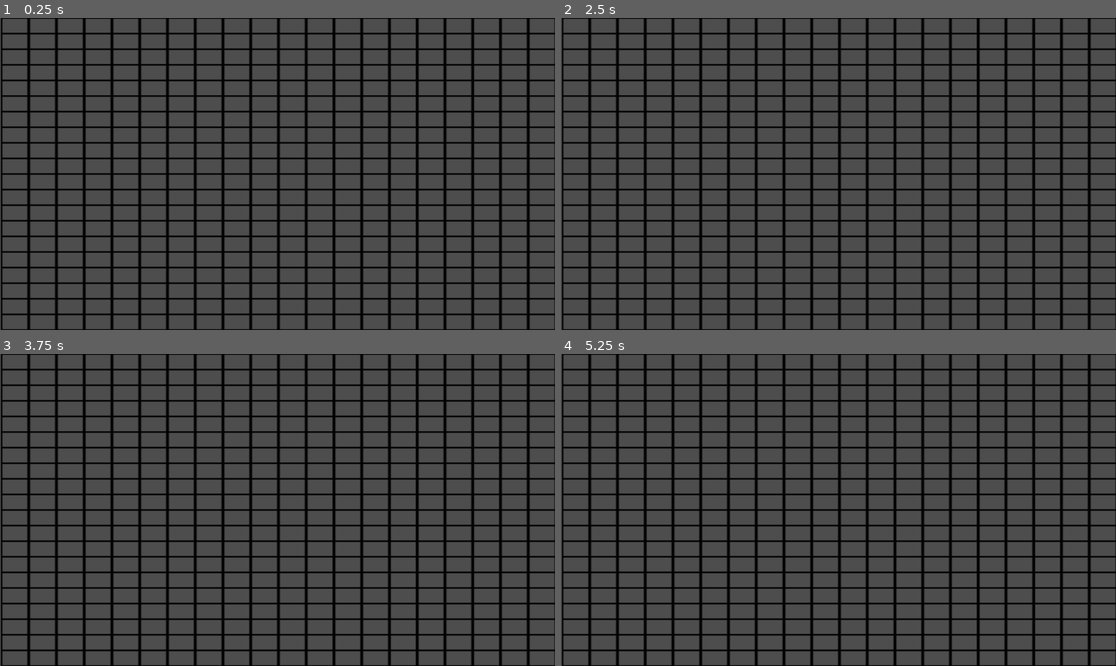
Above: before the commit, frames 1-4 (two rows, left to right).
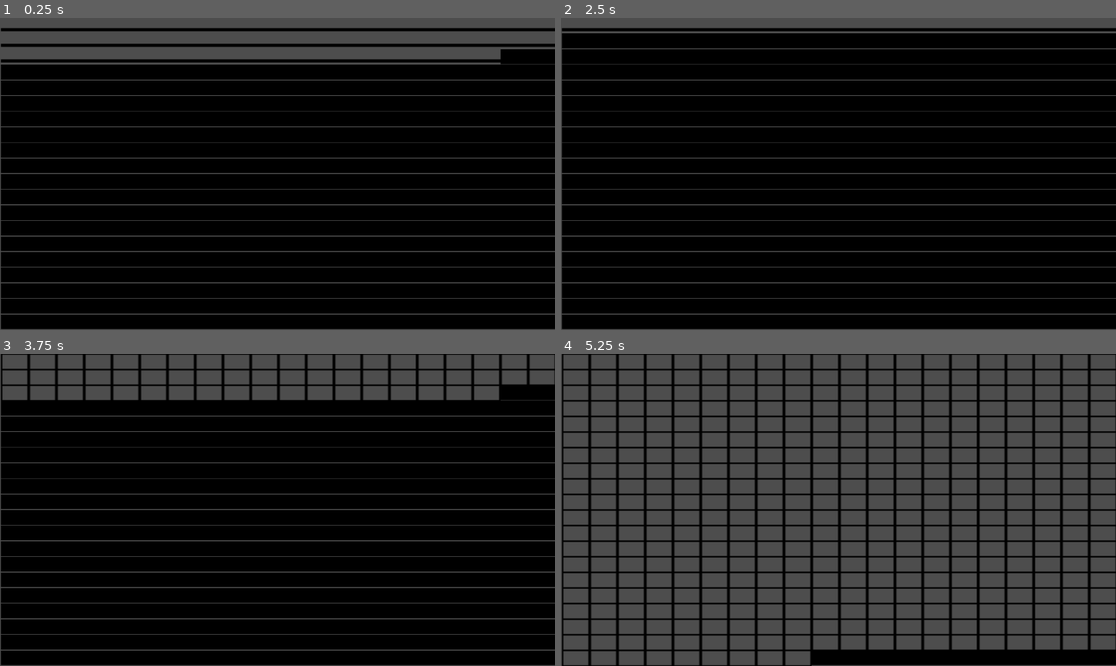
Above: after the commit, the same moments.

Repository: Deiuca/Grammatica
Game: Godot game, scene res://progetto.tscn
Two runs of this game, one before a commit and one after it. Both use one fixed random seed, a clock stepped at 60 frames per second and the inputs below.
Inputs:
- Up to frame 1 (0.25 s): no input
- Up to frame 2 (2.5 s): tap Enter at 0.5 s; hold R 0.53-1.28 s; tap R at 1.35 s; tap Space at 2 s; hold R from 2.03 s (still down)
- Up to frame 3 (3.75 s): tap Enter at 2.75 s; release R at 2.78 s; tap R at 2.85 s; tap Space at 3.5 s; hold R from 3.53 s (still down)
- Up to frame 4 (5.25 s): release R at 4.28 s; tap R at 4.35 s; tap Enter at 5 s; hold R from 5.03 s (still down)

The runs differ from the first frame. In frame 1, 81% of the frame differs, in the area x 0-100%, y 0-100%; in frame 2, 86%; in frame 3, 76%; in frame 4, 2.5%.

Commit message:
Fix bug grammatica, prime regole

Diff:
--- a/Script/generatore_livello.gd
+++ b/Script/generatore_livello.gd
@@ -9,7 +9,7 @@
 var randomGenerator : RandomNumberGenerator = RandomNumberGenerator.new()
 
 var celle = []
-var stringa = "AAAAAAAAAAAAAAAAARAAT"
+var stringa = "AAAAAAAAAAAAAAAAAAAAT"
 
 # Called when the node enters the scene tree for the first time.
 func _ready():
@@ -18,31 +18,41 @@
 	print(generator_seed)
 
 	inizializza_griglia()
-	applica_regole()
+	while stringa.length() < width*height:
+		applica_regole()
+	print(stringa.length())
+	str_to_grid()
 	print(stringa)
+
 
 # Called every frame. 'delta' is the elapsed time since the previous frame.
 func _process(delta):
 	pass
 
+func str_to_grid():
+	for c in range(celle.size()):
+		if Regole.lettere_to_texture.has(stringa[c]):
+			var texture = Regole.lettere_to_texture[stringa[c]]
+			celle[c].texture = texture
+
 func applica_regole():
 	for regola in Regole.regole:
-		var indxTrigger = trova_in_str(regola[1])
-		while indxTrigger != -1:
-			var daSostituire = true
-			#Cond aggiuntive
-			for cond in regola[2]:
-				daSostituire = daSostituire and verifica_cond(cond, indxTrigger)
+		if randomGenerator.randf_range(0.0, 100.0) <= regola[4]:
+			var indxTrigger = trova_in_str(regola[1])
+			while indxTrigger != -1:
+				var daSostituire = true
+				#Cond aggiuntive
+				for cond in regola[2]:
+					daSostituire = daSostituire and verifica_cond(cond, indxTrigger)
 
-			var correzione_indice = 0
-			if daSostituire:
-				applica_sostituzioni(regola[3], indxTrigger)
+				var correzione_indice = 0
+				if daSostituire:
+					correzione_indice = applica_sostituzioni(regola[3], indxTrigger)
 
-			if stringa.length() > 60:
-				break
+				indxTrigger = trova_in_str(regola[1], indxTrigger+1+correzione_indice)
 
-			indxTrigger = -1
-			#indxTrigger = trova_in_str(regola[1], indxTrigger+1+correzione_indice)
+				if stringa.length() >= width*height:
+					return
 
 func inizializza_griglia():
 
@@ -59,8 +69,6 @@
 			add_child(cella)
 
 func applica_sostituzioni(sostituzioni : Array, trigger_index := 0):
-	var newTriggerIndex := trigger_index
-
 	var correzione = 0
 	if not sostituzioni.size() > 0:
 		return 0
@@ -74,11 +82,13 @@
 			sost = sost.right(sost.length()-(1))
 		num = num.to_int()
 		var indice = trigger_index + num
+		while floori((indice / width)) != floori((indice+sost.length()-1) / width):
+			if sost.length() == 0:
+				return 0
+			sost = sost.substr(0, sost.length() - 1)
 		stringa = sostituisci_in_indice(sost, indice)
-		if num<0:
-			correzione += sost.length()
-
-	return correzione
+		correzione += sost.length()
+	return correzione-1
 
 func sostituisci_in_indice(sostituzione: String, indice: int) -> String:
 	if indice < 0 or indice >= stringa.length():
@@ -95,9 +105,10 @@
 		i += 1
 
 	var prima_dell_indice = stringa.left(indice)
+	var test = stringa.length()
 	var dopo_l_indice = ""
-	if indice + sostituzione.length() < stringa.length():
-		dopo_l_indice = stringa.substr(indice + sostituzione.length(), stringa.length() - (indice + sostituzione.length()))
+	if indice + sostituzione.length()-1 < stringa.length():
+		dopo_l_indice = stringa.substr(indice+1)
 
 	return prima_dell_indice + risultato + dopo_l_indice
 
--- a/Script/regole.gd
+++ b/Script/regole.gd
@@ -1,6 +1,18 @@
 extends Node2D
 
 var regole = [
-	#Nome; Trigger; Condizioni Aggiuntive; Sostituzione
-	["regola1", "T", ["-3P"], ["TTT"]]
+	#Nome; Trigger; Condizioni Aggiuntive; Sostituzione; Probabilità (deve essere ultima, modica in applica_regole)
+	["regola1", "T", [], ["TTT"], 100.0],
+	["regola2", "A", [], ["P"], 15.0],
+	["regola3", "A", [], ["AAA"], 50.0],
+	["regola4", "PA", [], ["PE"], 40.0],
+	["regola5", "AP", [], ["eP"], 40.0]
 ]
+
+var lettere_to_texture ={
+	"A": preload("res://Textures/aria_debug.png"),
+	"T": preload("res://Textures/nero.png"),
+	"P": preload("res://Textures/piattaforma.png"),
+	"E": preload("res://Textures/Edge_Sx.png"),
+	"e" :preload("res://Textures/Edge_Dx.png")
+}
--- /dev/null
+++ b/progetto.gd
@@ -0,0 +1,15 @@
+extends Node2D
+
+
+# Called when the node enters the scene tree for the first time.
+func _ready():
+	pass # Replace with function body.
+
+
+# Called every frame. 'delta' is the elapsed time since the previous frame.
+func _process(delta):
+	if Input.is_key_pressed(KEY_R):
+		for c in self.get_children():
+			self.remove_child(c)
+			c.queue_free()
+		add_child(preload("res://generatore_livello.tscn").instantiate())
--- a/progetto.tscn
+++ b/progetto.tscn
@@ -1,8 +1,10 @@
-[gd_scene load_steps=2 format=3 uid="uid://cw4nvtebgmf20"]
+[gd_scene load_steps=3 format=3 uid="uid://cw4nvtebgmf20"]
 
 [ext_resource type="PackedScene" uid="uid://c8hfqyd82ojw5" path="res://generatore_livello.tscn" id="1_ehiig"]
+[ext_resource type="Script" path="res://progetto.gd" id="1_vmv75"]
 
 [node name="Progetto" type="Node2D"]
 position = Vector2(1, 0)
+script = ExtResource("1_vmv75")
 
 [node name="Generatore Livello" parent="." instance=ExtResource("1_ehiig")]
Binary file added: Textures/Edge_Dx.png
Not shown, added: Textures/Edge_Dx.png.import
Not shown, added: Textures/Edge_Dxt.png.import
Binary file added: Textures/Edge_Sx.png
Not shown, added: Textures/Edge_Sx.png.import
Binary file added: Textures/nero.png
Not shown, added: Textures/nero.png.import
Binary file added: Textures/piattaforma.png
Not shown, added: Textures/piattaforma.png.import
Not shown, added: .DS_Store
Not shown, added: Textures/.DS_Store
